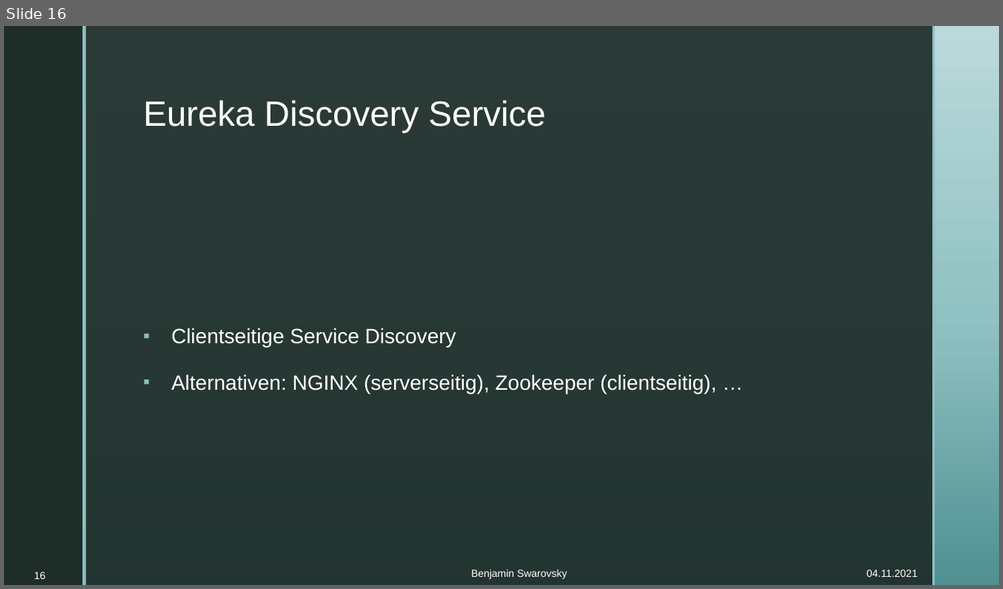
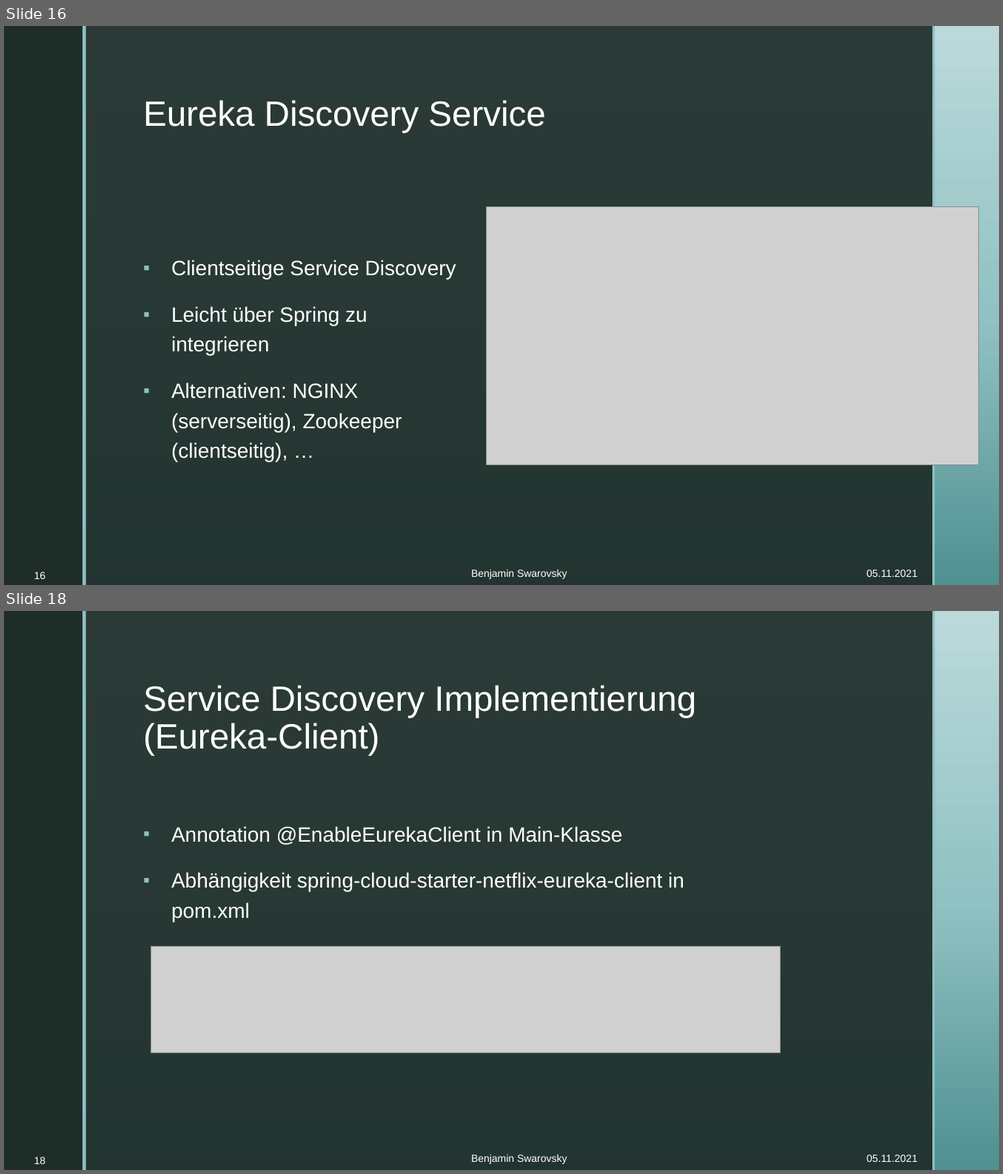
Before and after one commit to BenjaminS01/Abschluss, a slide deck: Vortrag.pptx. Shown one above the other, each under a label of ours: slide 16 before the commit, slides 16 and 18 after it; the slides between them are not shown. The pictures are 1003x589 and 1003x1174 pixels, drawn with LibreOffice and Linux fonts; fonts in the diff are those of the drawing; grey boxes stand for pictures; background and template pictures are left out. Boxes give left, top, right and bottom in pixels: in the first picture for what was removed or moved away, otherwise in the second. Text is boxed around its words. In the diff, an @@ line names an element or a change of style, - is before the commit and + after.

Commit message:
Vortrag Eureka impl

```diff
--- a/Vortrag.pptx
+++ b/Vortrag.pptx
@@ slide 18 added at box(4, 611, 999, 1170), background picture (left out); not listed: 4 template elements that a slide beside it also shows @@
@@ title added at box(143, 685, 696, 756), 34 pt, text #FFFFFF @@
+Service Discovery Implementierung (Eureka-Client)
@@ text added at box(171, 826, 684, 922), 20 pt, text #FFFFFF @@
+▪ Annotation @EnableEurekaClient in Main-Klasse
+▪ Abhängigkeit spring-cloud-starter-netflix-eureka-client in pom.xml
@@ picture added at box(151, 947, 781, 1053) @@
@@ page number added at box(34, 1157, 46, 1165), 10 pt, text #FFFFFF @@
+18
@@ text added at box(471, 1155, 566, 1165), 10 pt, text #FFFFFF @@
+Benjamin Swarovsky
@@ text added at box(866, 1155, 917, 1162), 10 pt, text #FFFFFF @@
+05.11.2021
@@ slide 16 changed as well @@
@@ picture added at box(486, 207, 979, 465) @@
@@ text at box(171, 306, 367, 356): paragraph added @@
+▪ Leicht über Spring zu integrieren
@@ text at box(866, 570, 917, 577): text changed @@
-04.11.2021
+05.11.2021
```
Also in this commit, not shown: 14 other slides changed, 8 other slides added, 2 other files.
